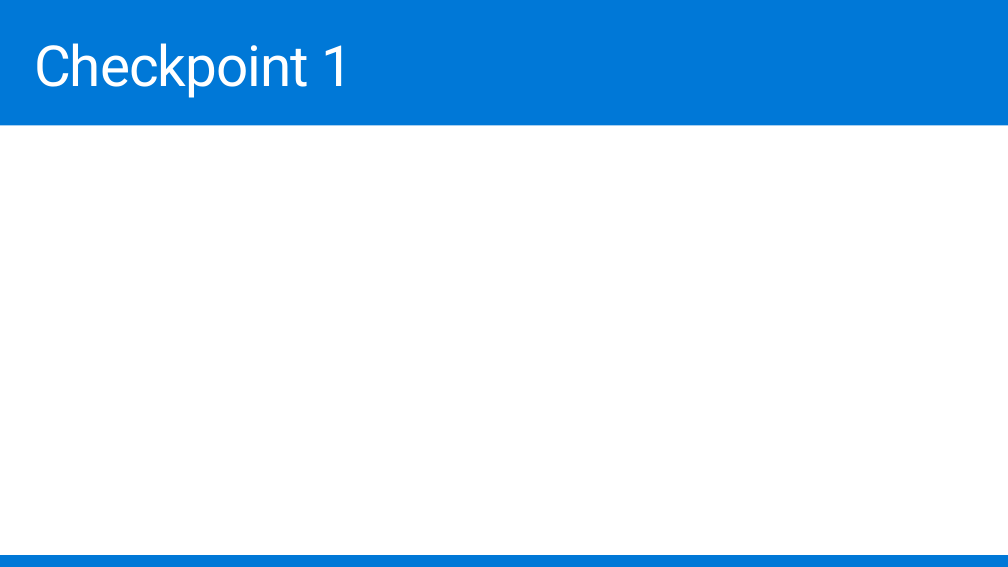
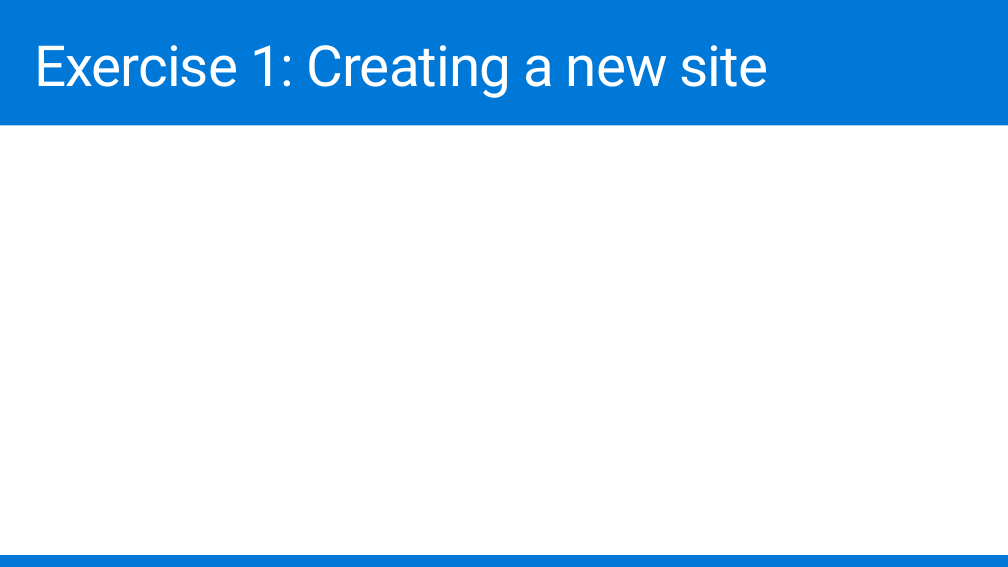
Before and after one commit to warnov/CodeLabs-WebDev, a slide deck: slide 12 of Module1-IntroToAspNetCore/Slides/Web Module 1.pptx (slide 5 before the commit). Drawn at 1008x567 pixels with LibreOffice and Linux fonts; fonts in the diff are those of the drawing; background and template pictures are left out. Boxes give left, top, right and bottom in pixels: in the first picture for what was removed or moved away, otherwise in the second. Text is boxed around its words. In the diff, an @@ line names an element or a change of style, - is before the commit and + after.

```diff
--- a/Module1-IntroToAspNetCore/Slides/Web Module 1.pptx
+++ b/Module1-IntroToAspNetCore/Slides/Web Module 1.pptx
@@ title at box(34, 45, 768, 98): text changed @@
-Checkpoint 1
+Exercise 1: Creating a new site
```
Also in this commit, not shown: 1 other slide changed, 16 slides added, 5 slides removed.
